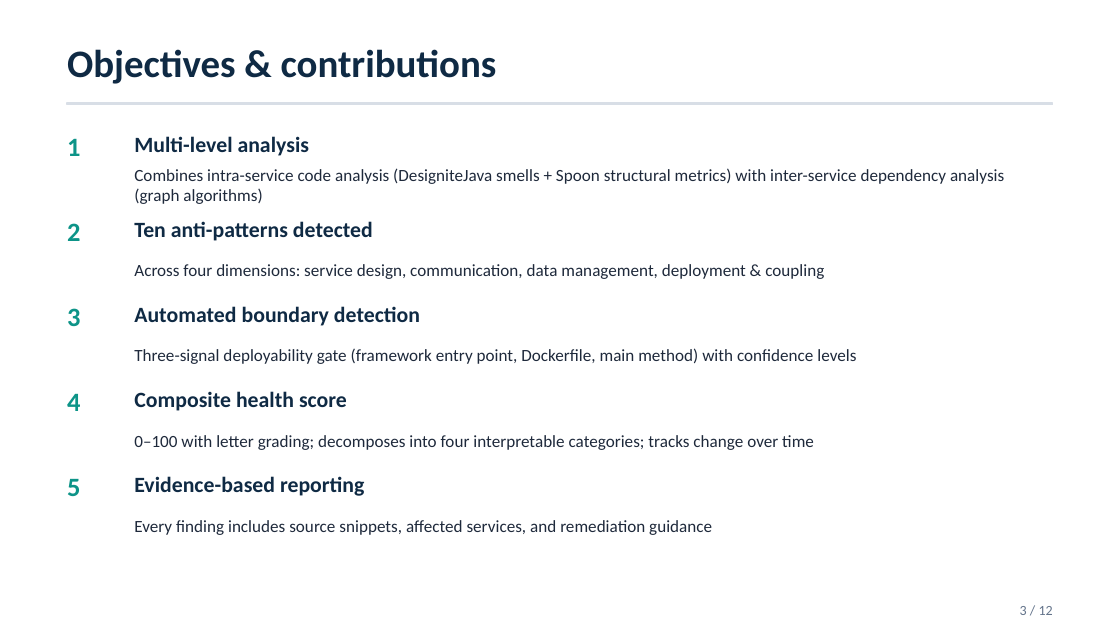
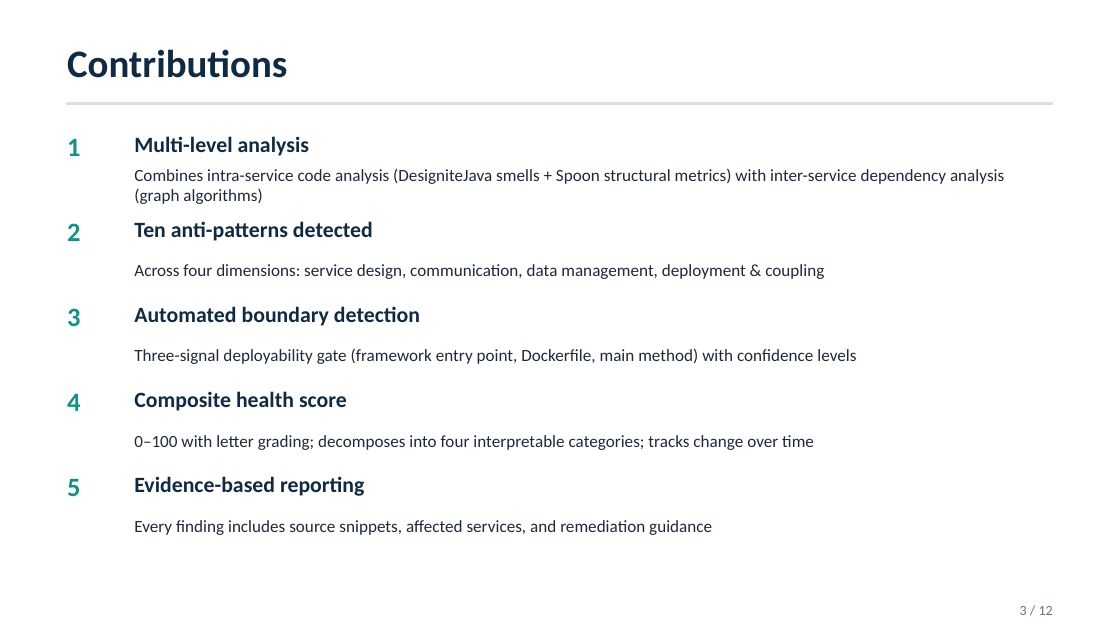
Before and after one commit to andrei45635/dissertation_backend, a slide deck: slide 3 of thesis/presentation/MSA_Detector_Defense_v2.pptx. Drawn at 1120x630 pixels with LibreOffice and Linux fonts; fonts in the diff are those of the drawing. Boxes give left, top, right and bottom in pixels: in the first picture for what was removed or moved away, otherwise in the second. Text is boxed around its words. In the diff, an @@ line names an element or a change of style, - is before the commit and + after.

```diff
--- a/thesis/presentation/MSA_Detector_Defense_v2.pptx
+++ b/thesis/presentation/MSA_Detector_Defense_v2.pptx
@@ text at (67, 49, 287, 78): text changed @@
-Objectives & contributions
+Contributions
```
Also in this commit, not shown: 2 other slides changed.
